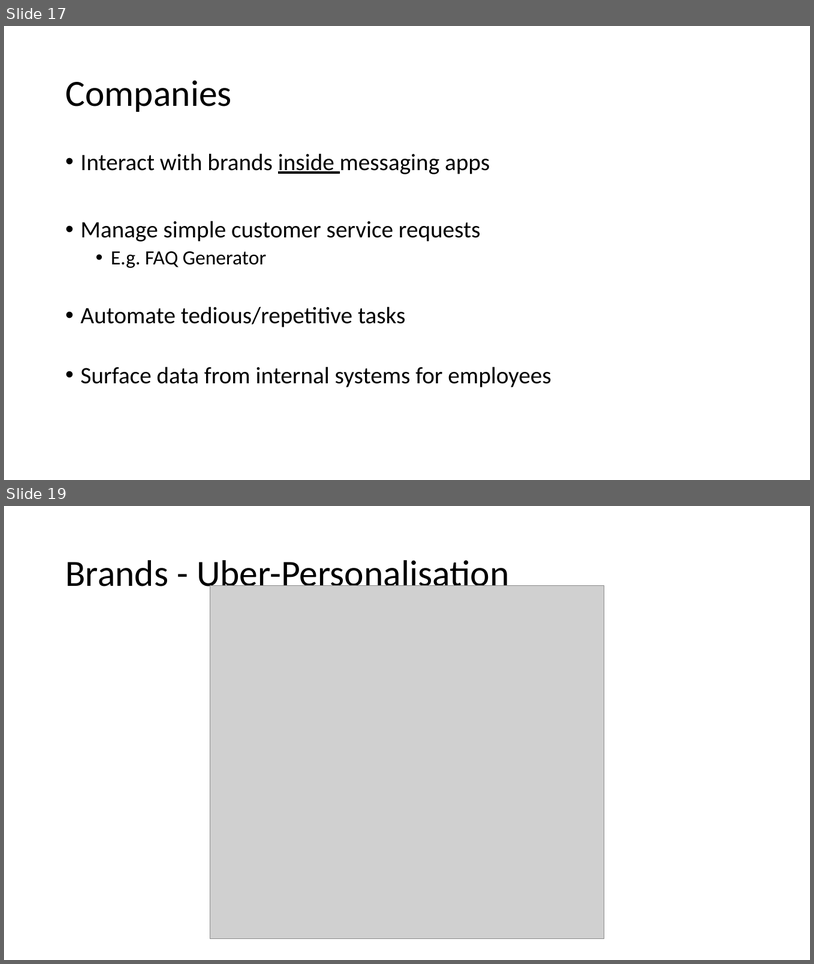
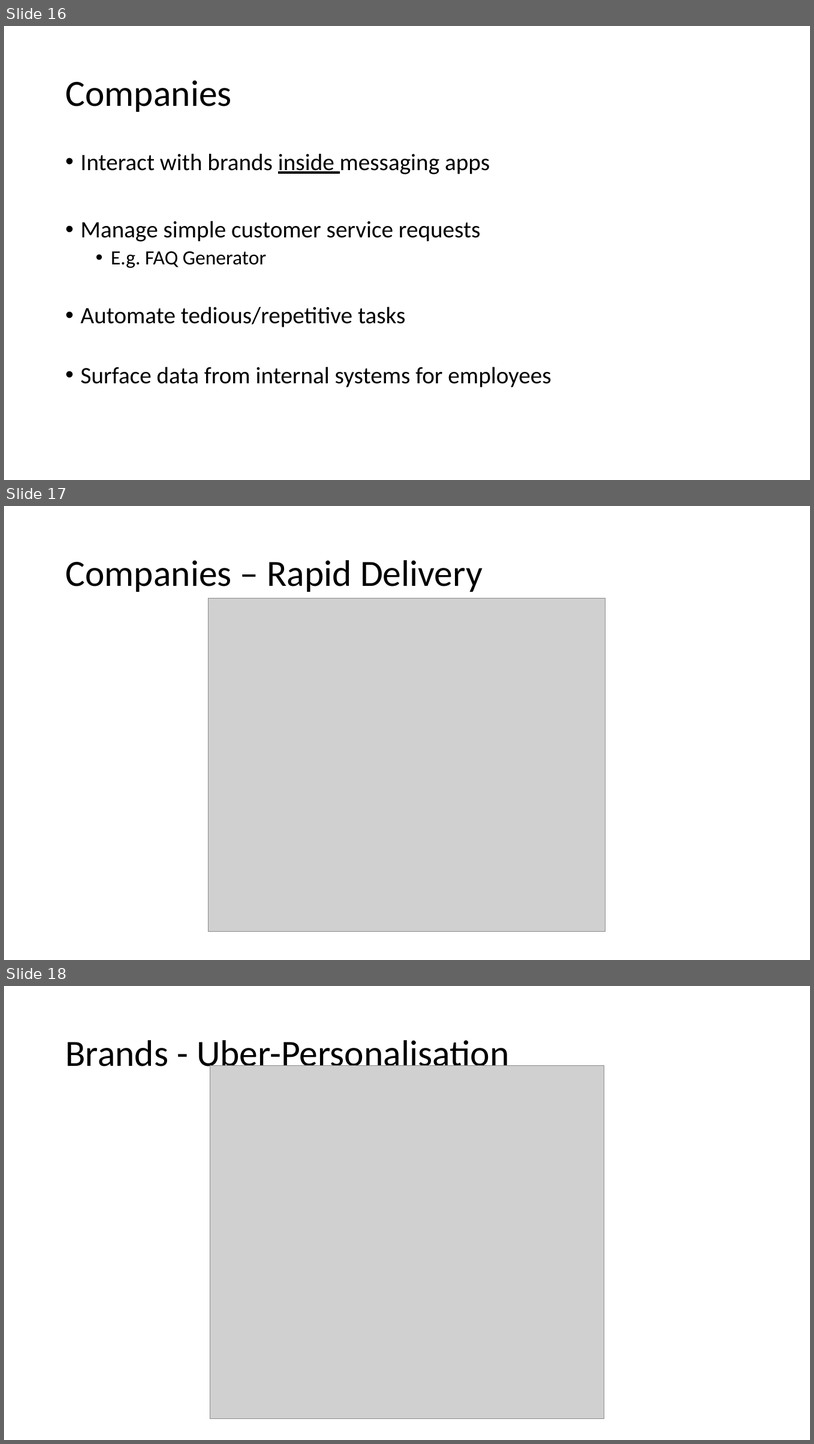
Before and after one commit to aidanmorgan/chatbot-workshop, a slide deck: Chatbots!.pptx. Shown one above the other, each under a label of ours: slides 17 and 19 before the commit, slides 16, 17 and 18 after it; the slides between them are not shown. The pictures are 814x964 and 814x1444 pixels, drawn with LibreOffice and Linux fonts; fonts in the diff are those of the drawing; grey boxes stand for pictures; background and template pictures are left out. Boxes give left, top, right and bottom in pixels: in the first picture for what was removed or moved away, otherwise in the second. Text is boxed around its words. In the diff, an @@ line names an element or a change of style, - is before the commit and + after.

```diff
--- a/Chatbots!.pptx
+++ b/Chatbots!.pptx
@@ slide 17 added at [4, 506, 810, 960], background #FFFFFF @@
@@ title added at [65, 560, 483, 592], 44 pt, text #000000 @@
+Companies – Rapid Delivery
@@ picture added at [209, 598, 606, 931] @@
@@ what was slide 17 is now slide 16 @@
@@ what was slide 19 is now slide 18 @@
```
Also in this commit, not shown: 3 slides changed, 5 other slides added, 4 slides removed, 1 other file.
